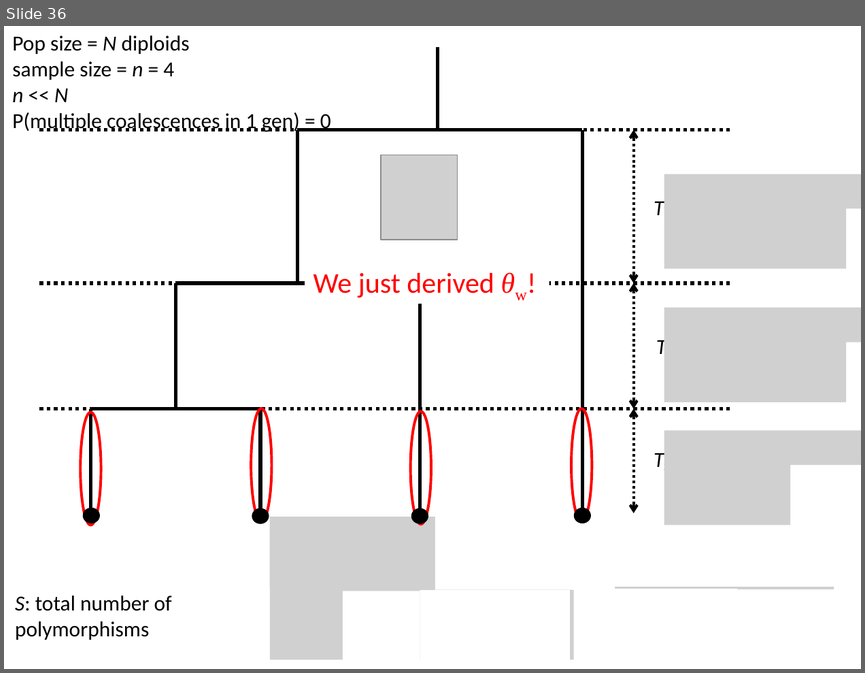
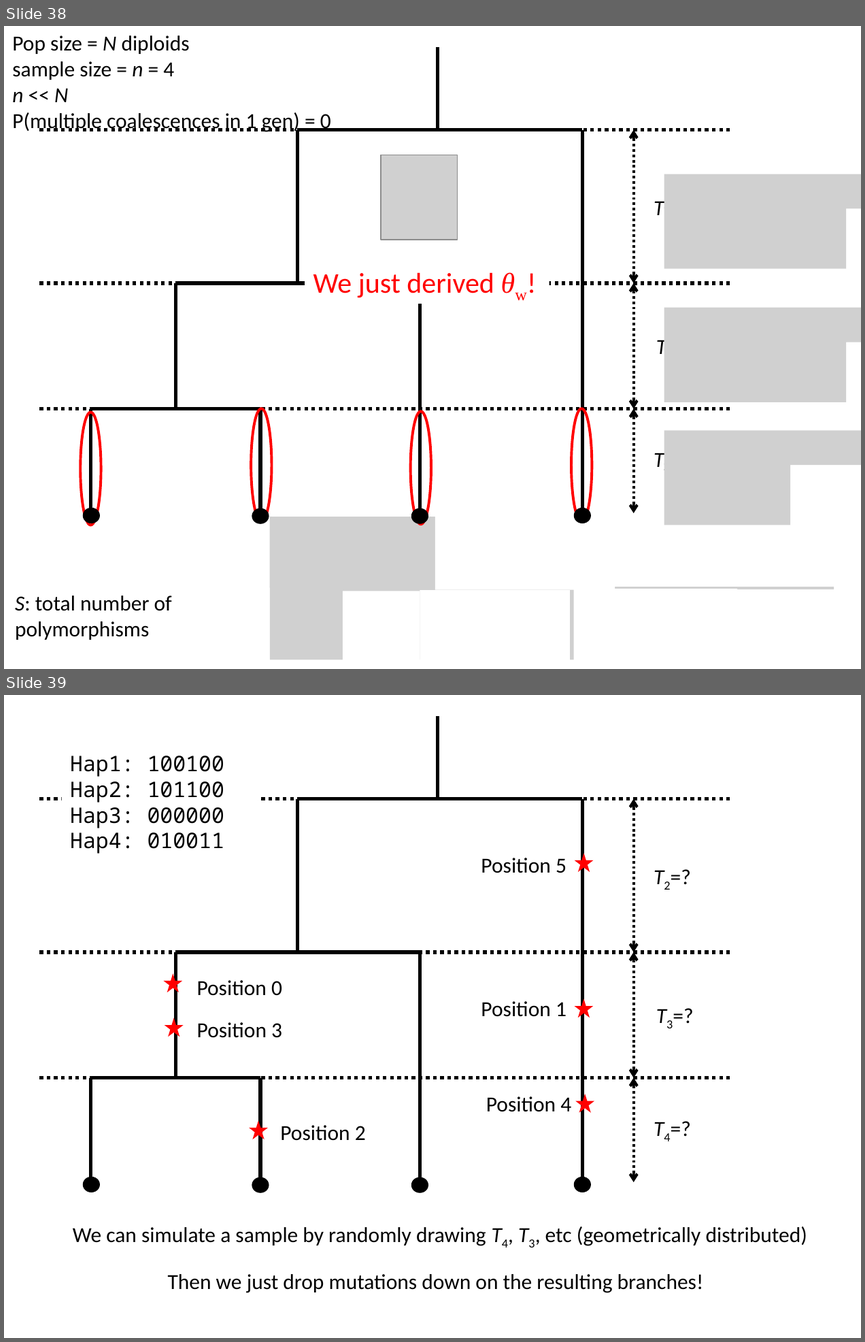
Before and after one commit to SchriderLab/evoMLWorkshop2024, a slide deck: day1/Part1_TheCoalescent.pptx. Shown one above the other, each under a label of ours: slide 36 before the commit, slides 38 and 39 after it. The pictures are 865x673 and 865x1342 pixels, drawn with LibreOffice and Linux fonts; fonts in the diff are those of the drawing; grey boxes stand for pictures. Boxes give left, top, right and bottom in pixels: in the first picture for what was removed or moved away, otherwise in the second. Text is boxed around its words. In the diff, an @@ line names an element or a change of style, - is before the commit and + after.

```diff
--- a/day1/Part1_TheCoalescent.pptx
+++ b/day1/Part1_TheCoalescent.pptx
@@ slide 39 added at [4, 695, 861, 1338], background #FFFFFF @@
@@ line added from (438, 798) to (438, 715), #000000 3 pt @@
@@ text added at [70, 756, 224, 853], 18 pt, text #000000 @@
+Hap1: 100100
+Hap2: 101100
+Hap3: 000000
+Hap4: 010011
@@ line added from (730, 798) to (38, 798), #000000 3 pt dashed @@
@@ line added from (298, 952) to (298, 798), #000000 3 pt @@
@@ line added from (582, 798) to (298, 798), #000000 3 pt @@
@@ line added from (582, 1182) to (582, 798), #000000 3 pt @@
@@ double arrow added from (634, 952) to (634, 798), #000000 2.25 pt dashed @@
@@ text added at [645, 859, 700, 893], 18 pt, text #000000 @@
+T2=?
@@ line added from (730, 952) to (38, 952), #000000 3 pt dashed @@
@@ line added from (175, 1077) to (175, 952), #000000 3 pt @@
@@ line added from (419, 952) to (175, 952), #000000 3 pt @@
@@ line added from (419, 1182) to (419, 952), #000000 3 pt @@
@@ double arrow added from (634, 1077) to (634, 952), #000000 2.25 pt dashed @@
@@ text added at [647, 998, 703, 1032], 18 pt, text #000000 @@
+T3=?
@@ line added from (730, 1077) to (38, 1077), #000000 3 pt dashed @@
@@ line added from (90, 1182) to (90, 1077), #000000 3 pt @@
@@ line added from (260, 1077) to (90, 1077), #000000 3 pt @@
@@ line added from (260, 1182) to (260, 1077), #000000 3 pt @@
@@ double arrow added from (634, 1182) to (634, 1077), #000000 2.25 pt dashed @@
@@ group added at [163, 853, 594, 1140]: 6 stars, 6 texts @@
+Position 0
+Position 3
+Position 2
+Position 5
+Position 1
+Position 4
@@ text added at [645, 1110, 700, 1145], 18 pt, text #000000 @@
+T4=?
@@ ellipse added at [83, 1176, 100, 1192], fill #000000 @@
@@ ellipse added at [252, 1176, 269, 1192], fill #000000 @@
@@ ellipse added at [411, 1176, 428, 1192], fill #000000 @@
@@ ellipse added at [574, 1176, 591, 1192], fill #000000 @@
@@ text added at [73, 1226, 807, 1246], 18 pt, text #000000 @@
+We can simulate a sample by randomly drawing T4, T3, etc (geometrically distributed)
@@ text added at [168, 1274, 704, 1293], 18 pt, text #000000 @@
+Then we just drop mutations down on the resulting branches!
@@ what was slide 36 is now slide 38 @@
```
Also in this commit, not shown: 1 slide changed, 2 other slides added.
